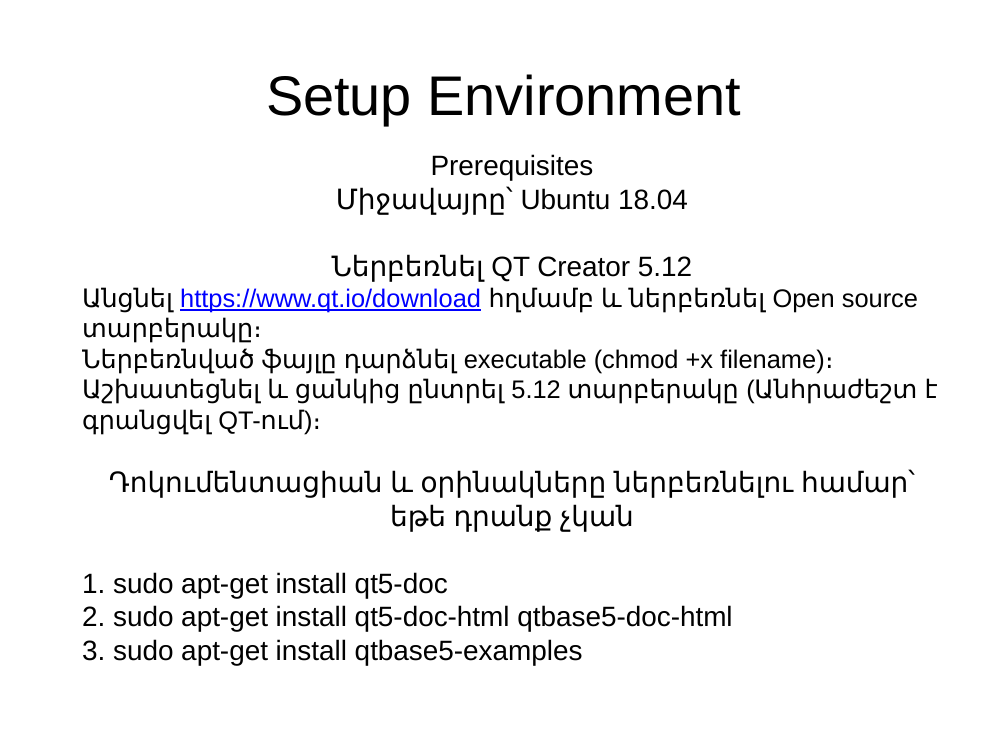
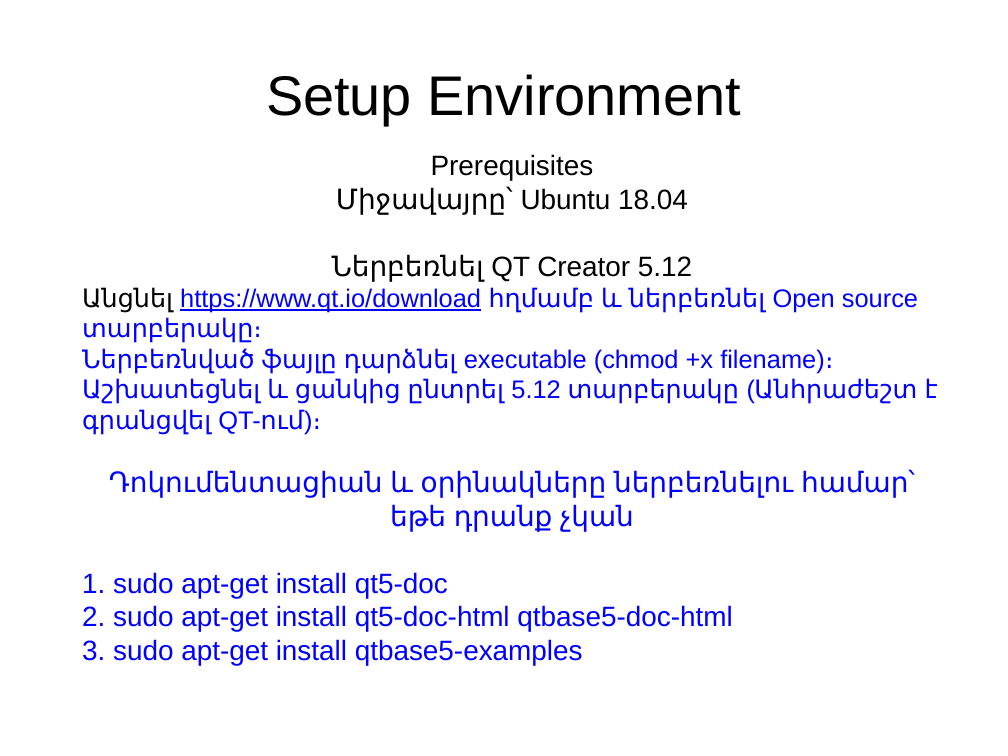
Before and after one commit to vanit-basic/instant_messenger, a slide deck: slide 3 of Documentation/Documentation.pptx. Drawn at 1008x756 pixels with LibreOffice and Linux fonts; fonts in the diff are those of the drawing; background and template pictures are left out. Boxes give left, top, right and bottom in pixels: in the first picture for what was removed or moved away, otherwise in the second. Text is boxed around its words. In the diff, an @@ line names an element or a change of style, - is before the commit and + after.

```diff
--- a/Documentation/Documentation.pptx
+++ b/Documentation/Documentation.pptx
@@ text at [82, 287, 938, 665]: text colour #000000 to #0000FF in "հղմամբ և ներբեռնել Open source տարբերակը։", "Ներբեռնված ֆայլը դարձնել executable (chmod +x filename)։ ...", "Դոկումենտացիան և օրինակները ներբեռնելու համար՝ եթե դրանք ...", "1. sudo apt-get install qt5-doc" and 2 more places @@
```
Also in this commit, not shown: 2 other slides changed, 1 other file.
